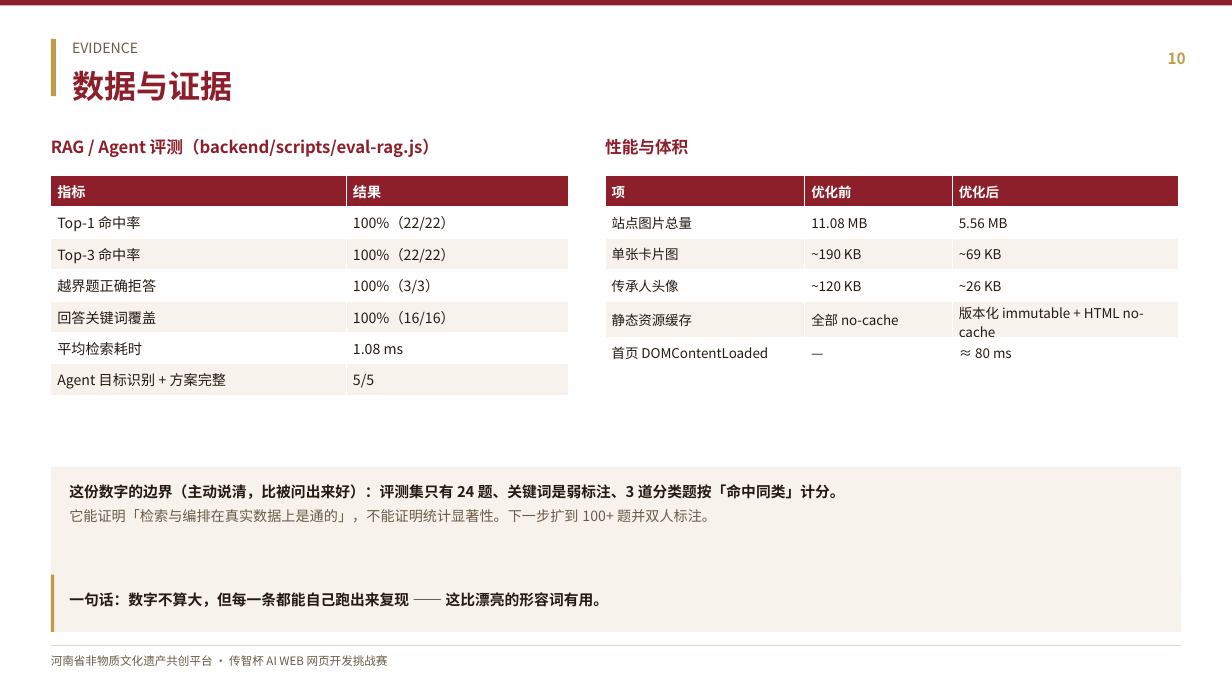
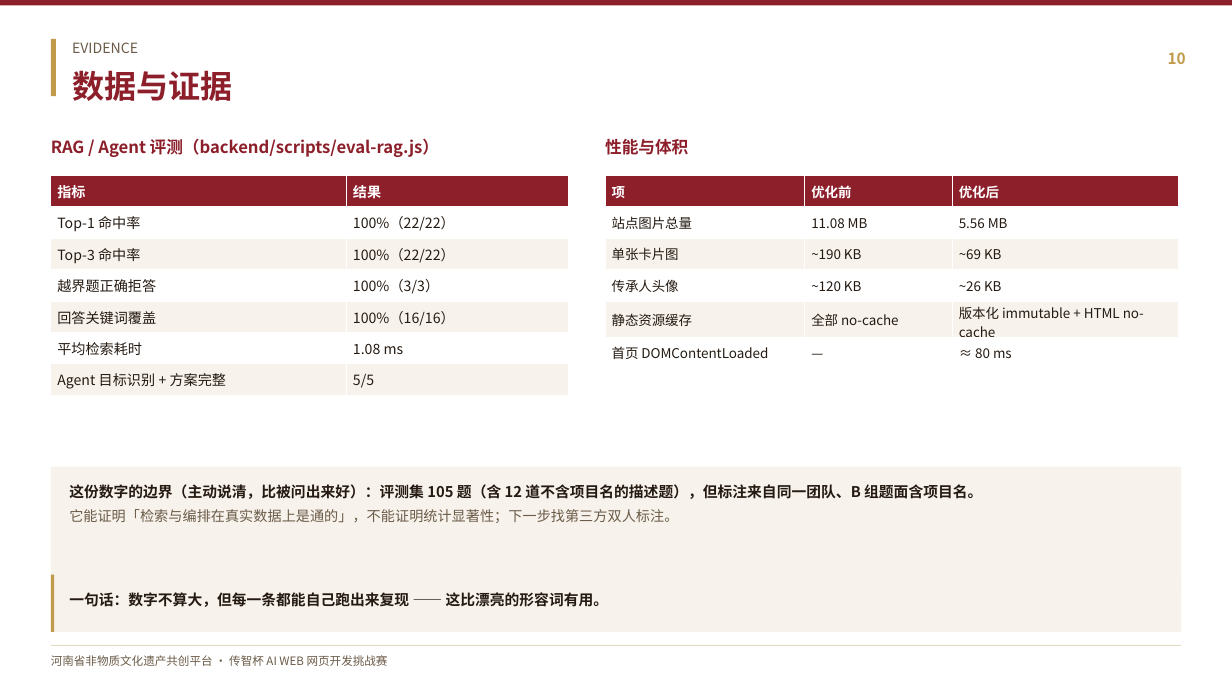
Before and after one commit to ZQWD023/henan-ich-co-creation-platform, a slide deck: slide 10 of docs/ppt/非遗共创平台-国赛答辩.pptx. Drawn at 1232x693 pixels with LibreOffice and Linux fonts; fonts in the diff are those of the drawing. Boxes give left, top, right and bottom in pixels: in the first picture for what was removed or moved away, otherwise in the second. Text is boxed around its words. In the diff, an @@ line names an element or a change of style, - is before the commit and + after.

Commit message:
feat(eval): 评测集扩到 105 题（5 组含描述题）+ 技术文档/PPT/口播稿同步数字

```diff
--- a/docs/ppt/非遗共创平台-国赛答辩.pptx
+++ b/docs/ppt/非遗共创平台-国赛答辩.pptx
@@ text at (x1=69, y1=484, x2=982, y2=523): text changed @@
-这份数字的边界（主动说清，比被问出来好）：评测集只有 24 题、关键词是弱标注、3 道分类题按「命中同类」计分。
-它能证明「检索与编排在真实数据上是通的」，不能证明统计显著性。下一步扩到 100+ 题并双人标注。
+这份数字的边界（主动说清，比被问出来好）：评测集 105 题（含 12 道不含项目名的描述题），但标注来自同一团队、B 组题面含项目名。
+它能证明「检索与编排在真实数据上是通的」，不能证明统计显著性；下一步找第三方双人标注。
```
Also in this commit, not shown: 1 other slide changed, 50 other files.
